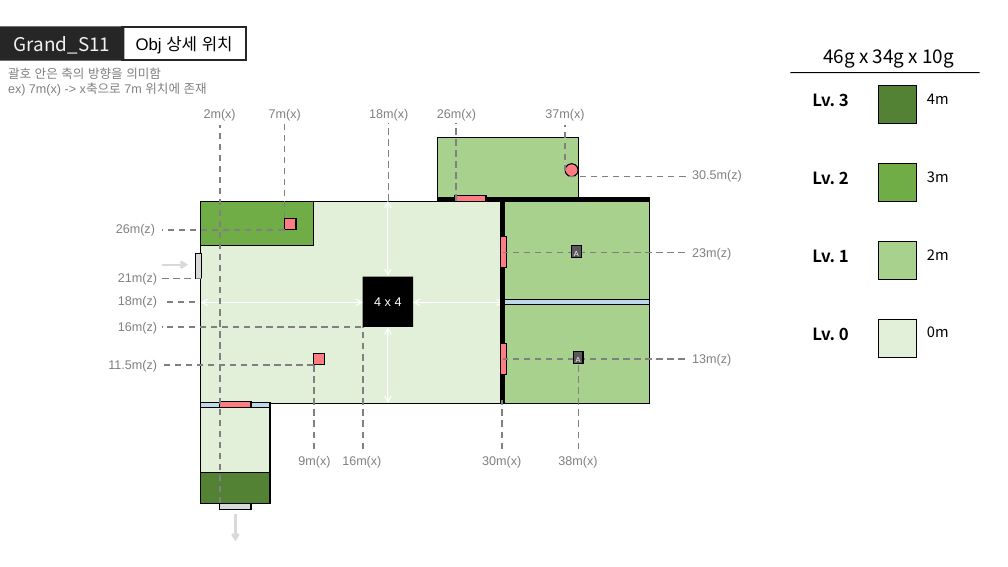
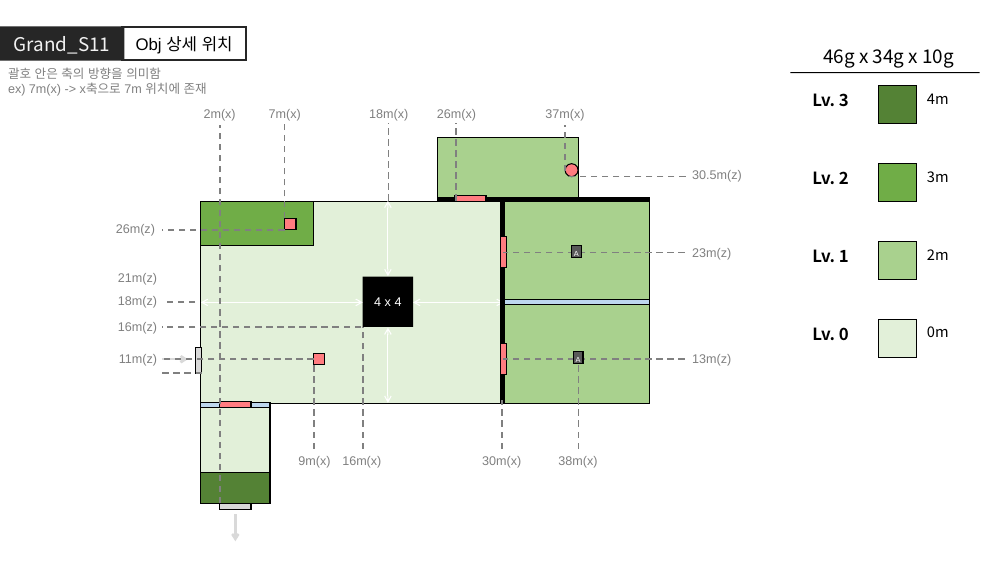
Before and after one commit to GGMGangsterHamster/GangsterHamster, a slide deck: slide 19 of Documents/LevelDesign/GrandStage/Grand_Stage.pptx (slide 20 before the commit). Drawn at 1008x567 pixels with LibreOffice and Linux fonts; fonts in the diff are those of the drawing. Boxes give left, top, right and bottom in pixels: in the first picture for what was removed or moved away, otherwise in the second. Text is boxed around its words. In the diff, an @@ line names an element or a change of style, - is before the commit and + after.

```diff
--- a/Documents/LevelDesign/GrandStage/Grand_Stage.pptx
+++ b/Documents/LevelDesign/GrandStage/Grand_Stage.pptx
@@ text at box(119, 354, 157, 366): text changed @@
-11.5m(z)
+11m(z)
@@ line moved from (314, 364) - (162, 364) to (314, 359) - (162, 359) @@
@@ 1 rectangle, 1 arrow, 1 line: place and size @@
-1 rectangle, 1 arrow, 1 line at box(162, 253, 202, 279)
+1 rectangle, 1 arrow, 1 line at box(162, 348, 202, 374)
```
Also in this commit, not shown: 15 other slides changed, 1 slide removed.
